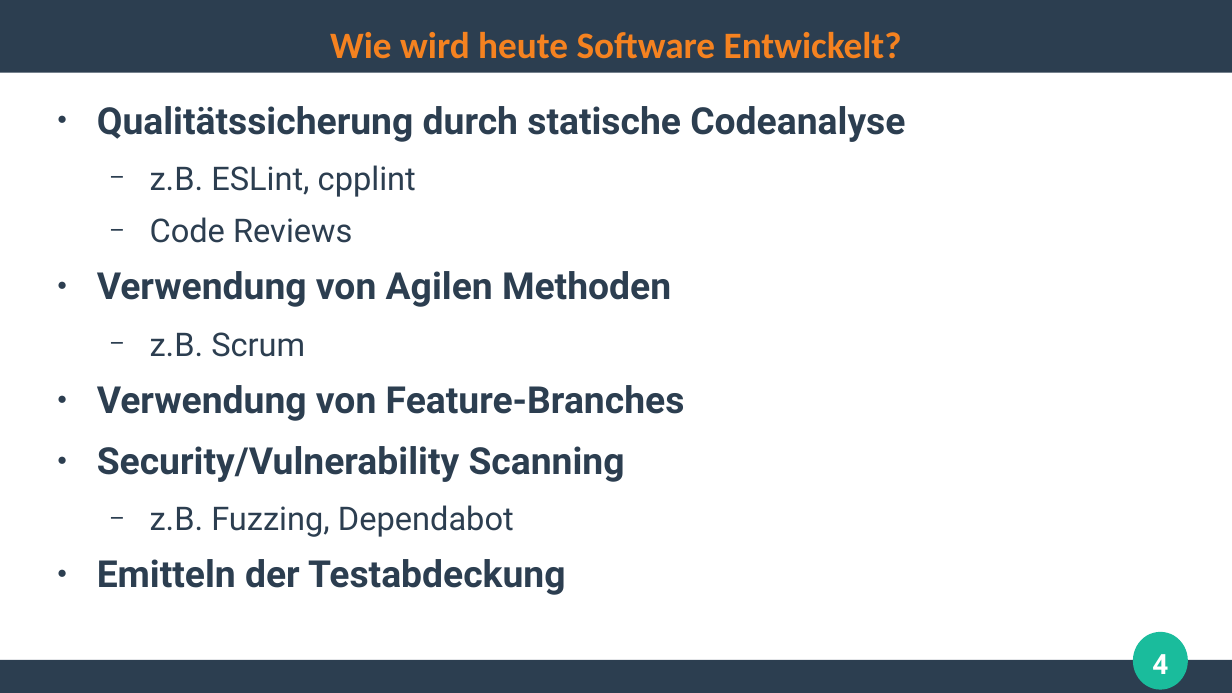
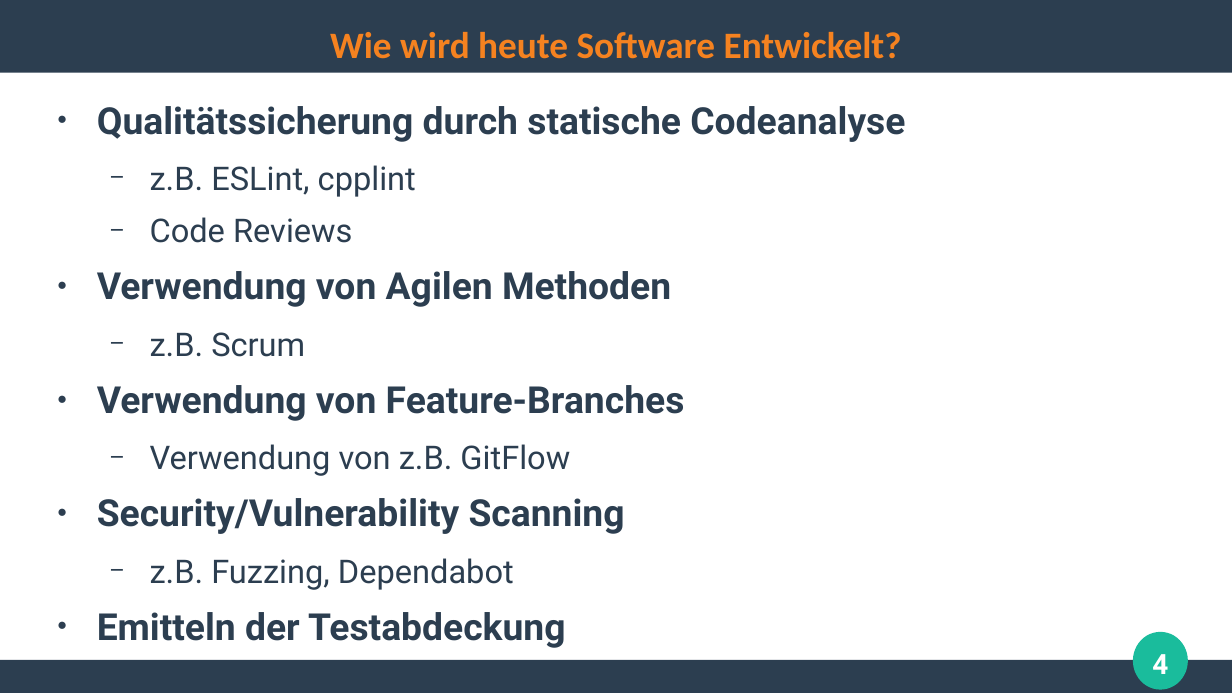
Before and after one commit to ghandmann/HS-AlbSig-WebAnwendungen2, a slide deck: slide 4 of Kapitel/09_ModerneSoftwareentwicklung.odp. Drawn at 1232x693 pixels with LibreOffice and Linux fonts; fonts in the diff are those of the drawing. Boxes give left, top, right and bottom in pixels: in the first picture for what was removed or moved away, otherwise in the second. Text is boxed around its words. In the diff, an @@ line names an element or a change of style, - is before the commit and + after.

```diff
--- a/Kapitel/09_ModerneSoftwareentwicklung.odp
+++ b/Kapitel/09_ModerneSoftwareentwicklung.odp
@@ text at (150, 444, 570, 476): paragraph added @@
+  − Verwendung von z.B. GitFlow
```
